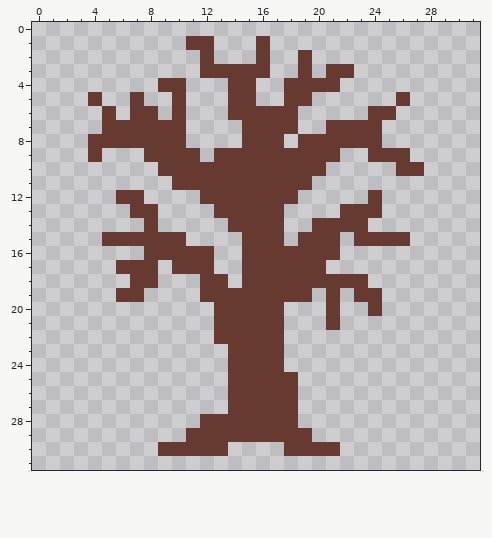
One commit to this pixel-art sprite: resources/tree.png. Above, as it was before the edit.
The file is 32x32 pixels. Colours within 5 levels of each other are drawn and written as one.
Now the later version:
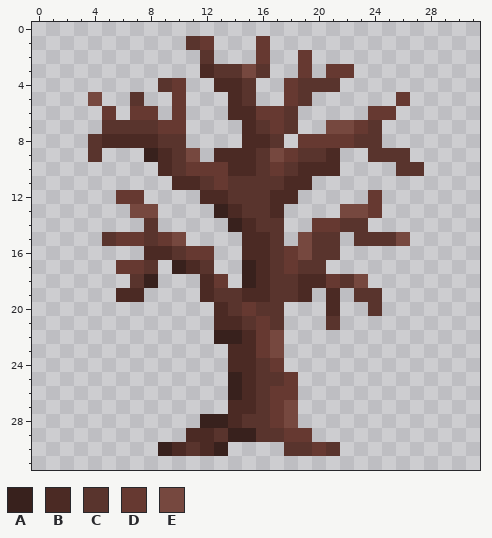
Palette (. is transparent): A #38211d  B #4b2a24  C #59342d  D #663931  E #76483f
The exact change:
Changed rows in their new state; - is an unchanged pixel.
first column x 4:
 1 -------C----------------
 2 --------C---------------
 3 --------BCCEC-----------
 4 -----C---BBC---CCC------
 5 E--C------BC---C--------
 6 ----------BB--C---------
 7 -CCCC------BC-C--EE-C---
 8 CBBBBCC----BBC-----CC---
 9 C---ABCE-BBBCE-CCB--CCC-
10 -----BC---BBC-CBBB----CC
11 ------BBC-CCCCBB--------
12 --------BBCCCBB---------
13 ---EE----ABCCB----EE----
14 ----C-----ABCC----CC----
15 -C--C-E----BBC-ECC-CCCE-
16 ----BBC----BBC-ECC------
17 ----C-ABC--ABC-CC-------
18 ---CA---B--ABCCBB-CE----
19 --BB----BCCBBCCB-B-CC---
20 ---------BC-CC---B--C---
21 ---------BBC-C---C------
22 ---------AAB-E----------
23 ----------BB-E----------
24 ----------BBC-----------
25 ----------ABCC----------
26 ----------ABC-----------
27 ----------BBC-E---------
28 --------AABCC-E---------
29 -------BBCAACC----------
30 -----ABCBA----CC-C------
